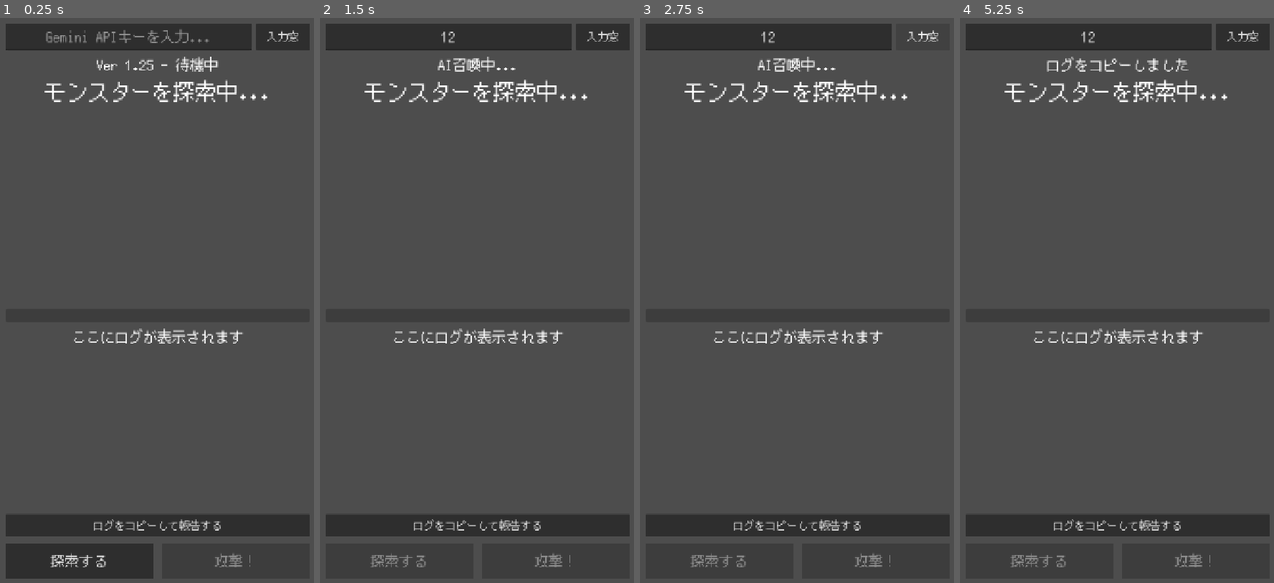
Above: before the commit, frames 1-4 (left to right).
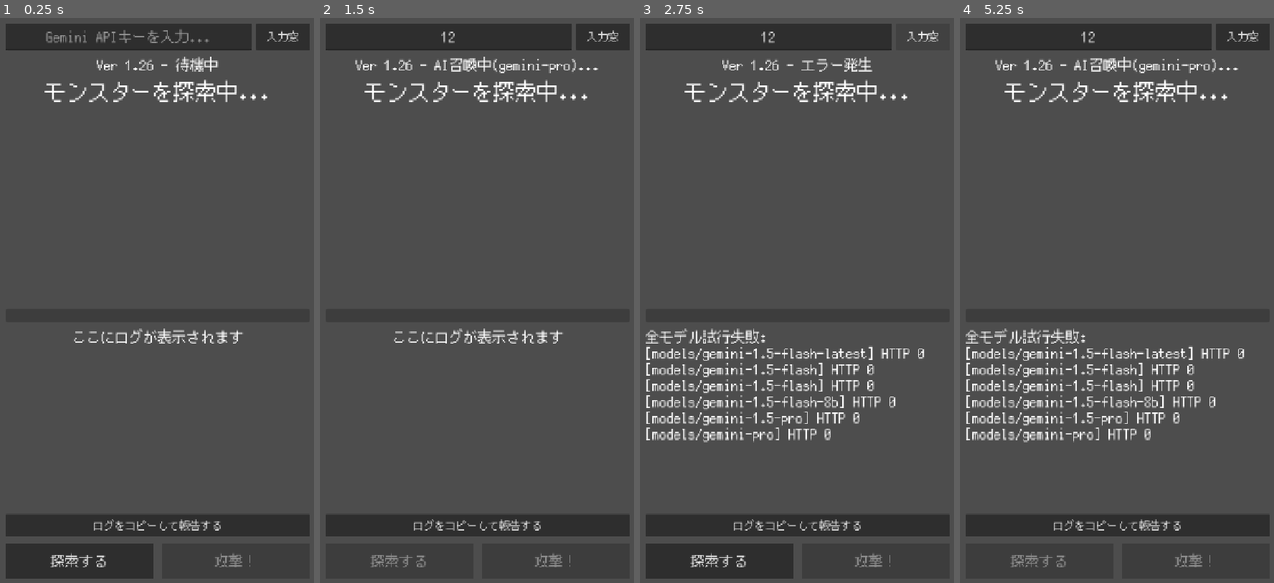
Above: after the commit, the same moments.

Repository: Usobanana/antigravity-aitest001
Game: Godot game, scene res://scenes/main.tscn
Same seed, same stepped clock (60 frames per second), same inputs: the game is played once before the commit and once after it.
Inputs (mouse positions are in pixels of both pictures, inside the frame that each line leads up to):
- Up to frame 1 (0.25 s): no input
- Up to frame 2 (1.5 s): click (448, 34) at 0.52 s; type "12" at 0.6 s; click "探索する" at 1.25 s
- Up to frame 3 (2.75 s): click "入力窓" at 2 s
- Up to frame 4 (5.25 s): click "ログをコピーして報告する" at 2.75 s; click "入力窓" at 3.5 s; click "ログをコピーして報告する" at 4.25 s; click (1038, 560) at 5 s, where only the run after the commit has a clickable "探索する"

The runs differ from the first frame. In frame 1, less than 0.1% of the frame differs, in the area x 46-49%, y 7-9%; in frame 2, 0.6%; in frame 3, 4.9%; in frame 4, 5.0%, in the area x 1-91%, y 6-76%.

Commit message:
fix: remove broken debug model listing and fix flow (Ver 1.26)

Diff:
--- a/新しいゲームプロジェクト/scripts/ai_manager.gd
+++ b/新しいゲームプロジェクト/scripts/ai_manager.gd
@@ -22,17 +22,8 @@
 		return
 
 	_last_api_key = api_key
-	# デバッグ用: まずはモデルリストを取得してみる
-	var list_url = "https://generativelanguage.googleapis.com/v1beta/models?key=" + api_key
-	var http_request = HTTPRequest.new()
-	add_child(http_request)
-	http_request.request_completed.connect(_on_debug_completed.bind(api_key))
-	http_request.request(list_url, [], HTTPClient.METHOD_GET)
 
-func _on_debug_completed(result, response_code, headers, body, api_key):
-	var response_text = body.get_string_from_utf8()
-
-	# v1 と v1beta の両方、および最新の 8b モデルを含む候補
+	# モデル候補のリセットと開始
 	_last_candidates = [
 		{"v": "v1beta", "m": "models/gemini-1.5-flash-latest"},
 		{"v": "v1beta", "m": "models/gemini-1.5-flash"},
@@ -41,24 +32,10 @@
 		{"v": "v1beta", "m": "models/gemini-1.5-pro"},
 		{"v": "v1", "m": "models/gemini-pro"}
 	]
-
-	if response_code == 200:
-		var json = JSON.new()
-		var parse_err = json.parse(response_text)
-		if parse_err == OK:
-			var data = json.get_data()
-			if data.has("models"):
-				for m in data["models"]:
-					var mname = m["name"]
-					# 重複チェック
-					var found = false
-					for c in _last_candidates:
-						if c["m"] == mname: found = true
-					if not found:
-						_last_candidates.append({"v": "v1beta", "m": mname})
-
 	_current_model_index = 0
 	_error_history = ""
+	_try_generate_with_current_model()
+
 
 func _try_generate_with_current_model():
 	if _current_model_index >= _last_candidates.size():
--- a/新しいゲームプロジェクト/scripts/main.gd
+++ b/新しいゲームプロジェクト/scripts/main.gd
@@ -14,7 +14,7 @@
 @onready var copy_log_button = $UI/CopyLogButton
 @onready var monster_image = $UI/MonsterInfo/MonsterImage
 const SAVE_PATH = "user://settings.cfg"
-const APP_VERSION = "Ver 1.25"
+const APP_VERSION = "Ver 1.26"
 const STYLE_PROMPT = "digital illustration, dark fantasy, epic, highly detailed, cinematic lighting, centered on solid dark background"
 
 var image_http_request: HTTPRequest
@@ -102,7 +102,7 @@
 		return
 
 	save_api_key(key) # 保存
-	status_label.text = "AI召喚中..."
+	status_label.text = APP_VERSION + " - AI召喚中..."
 	spawn_button.disabled = true
 	ai_manager.generate_monster(key)
 
